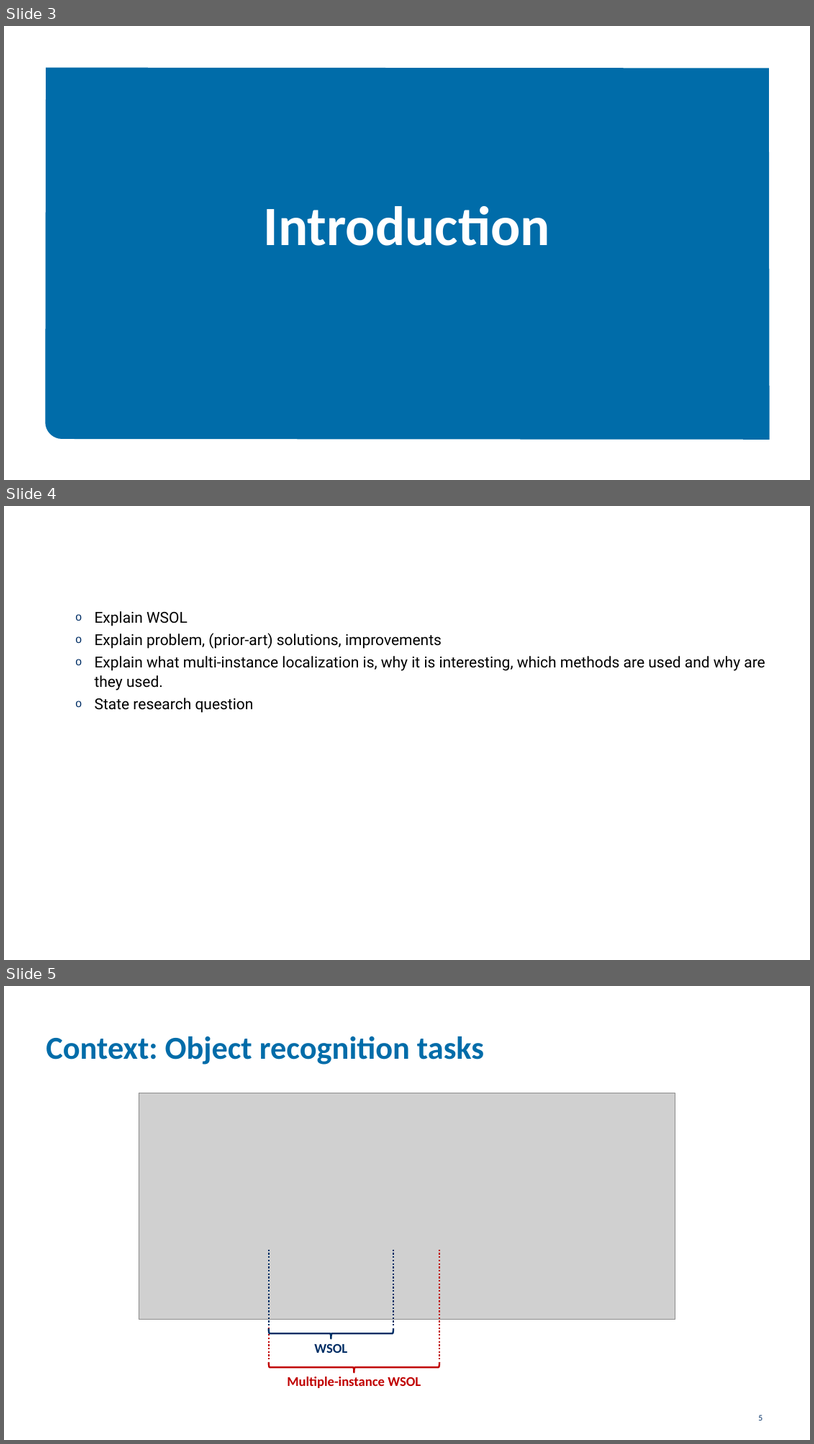
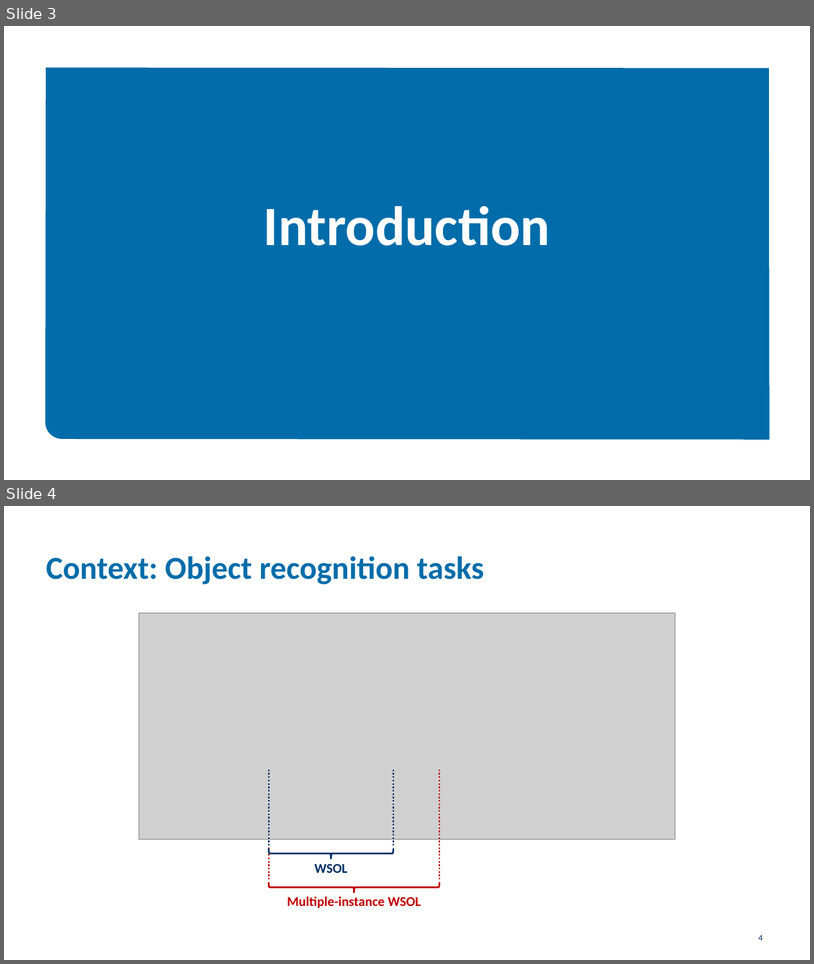
Before and after one commit to goemaereg/thesis, a slide deck: docs/pres_midterm.pptx. Shown one above the other, each under a label of ours: slides 3, 4 and 5 before the commit, slides 3 and 4 after it. The pictures are 814x1444 and 814x964 pixels, drawn with LibreOffice and Linux fonts; fonts in the diff are those of the drawing; grey boxes stand for pictures; background and template pictures are left out. Boxes give left, top, right and bottom in pixels: in the first picture for what was removed or moved away, otherwise in the second. Text is boxed around its words. In the diff, an @@ line names an element or a change of style, - is before the commit and + after.

```diff
--- a/docs/pres_midterm.pptx
+++ b/docs/pres_midterm.pptx
@@ slide 4 removed at box(4, 506, 810, 960), background #FFFFFF @@
@@ text removed at box(95, 611, 765, 713) @@
-  o Explain WSOL
-  o Explain problem, (prior-art) solutions, improvements
-  o Explain what multi-instance localization is, why it is interesting, which methods are used and why are they used.
-  o State research question
@@ what was slide 5 is now slide 4 @@
@@ page number at box(759, 934, 763, 940): text changed @@
-5
+4
```
Also in this commit, not shown: 2 slides changed, 1 other slide removed, 1 other file.
